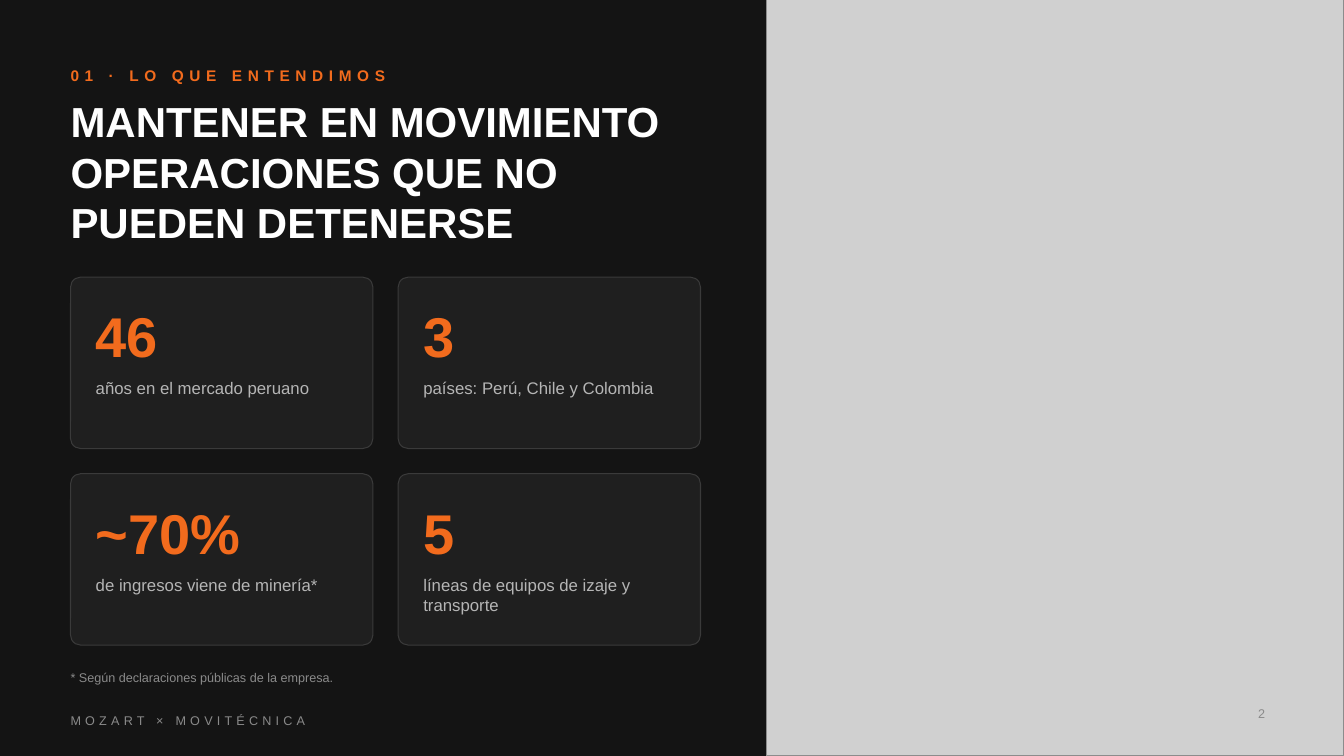
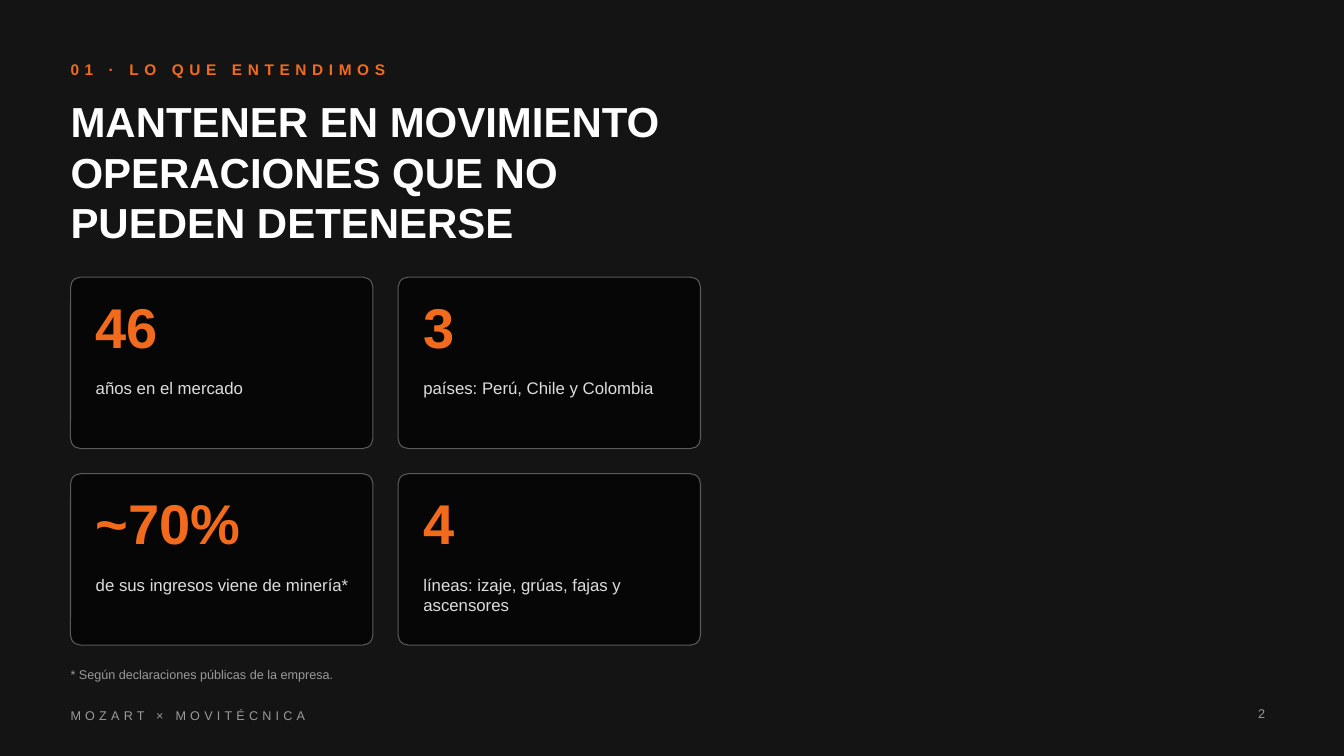
Before and after one commit to luiggithc-lgtm/mozart-agency, a slide deck: slide 2 of entregables/Propuesta-Mozart-Movitecnica.pptx. Drawn at 1344x756 pixels with LibreOffice and Linux fonts; fonts in the diff are those of the drawing; grey boxes stand for pictures; background and template pictures are left out. Boxes give left, top, right and bottom in pixels: in the first picture for what was removed or moved away, otherwise in the second. Text is boxed around its words. In the diff, an @@ line names an element or a change of style, - is before the commit and + after.

```diff
--- a/entregables/Propuesta-Mozart-Movitecnica.pptx
+++ b/entregables/Propuesta-Mozart-Movitecnica.pptx
@@ picture removed at (766, 0, 1344, 756) @@
@@ text at (96, 382, 243, 394): text changed; text colour #B5B5B5 to #DDDDDD @@
-años en el mercado peruano
+años en el mercado
@@ text "países: Perú, Chile y Colombia" at (423, 381, 654, 398): text colour #B5B5B5 to #DDDDDD @@
@@ fill #1F1F1F to #000000 at 65% opacity; outline #3A3A3A 0.75 pt to #5A5A5A 0.75 pt in 4 elements at (71, 277, 373, 449), (398, 277, 701, 449), (71, 474, 373, 645), (398, 474, 701, 645) @@
@@ vertical alignment middle to top in 5 elements at (96, 309, 158, 349), (423, 309, 454, 349), (96, 505, 241, 545), (71, 64, 385, 78), (423, 505, 454, 544) @@
@@ text at (423, 505, 454, 544): text changed @@
-5
+4
@@ text at (96, 578, 348, 595): text changed; text colour #B5B5B5 to #DDDDDD @@
-de ingresos viene de minería*
+de sus ingresos viene de minería*
@@ text at (423, 578, 620, 611): text changed; text colour #B5B5B5 to #DDDDDD @@
-líneas de equipos de izaje y transporte
+líneas: izaje, grúas, fajas y ascensores
@@ text "* Según declaraciones públicas de ..." at (79, 670, 334, 682): text colour #8A8A8A to #9A9A9A; vertical alignment middle to top @@
@@ text "MOZART × MOVITÉCNICA" at (71, 710, 306, 720): text colour #8A8A8A to #9A9A9A @@
@@ page number at (1258, 709, 1265, 718): text colour #8A8A8A to #9A9A9A @@
```
Also in this commit, not shown: 8 other slides changed, 9 slides added, 5 slides removed, 4 other files.
